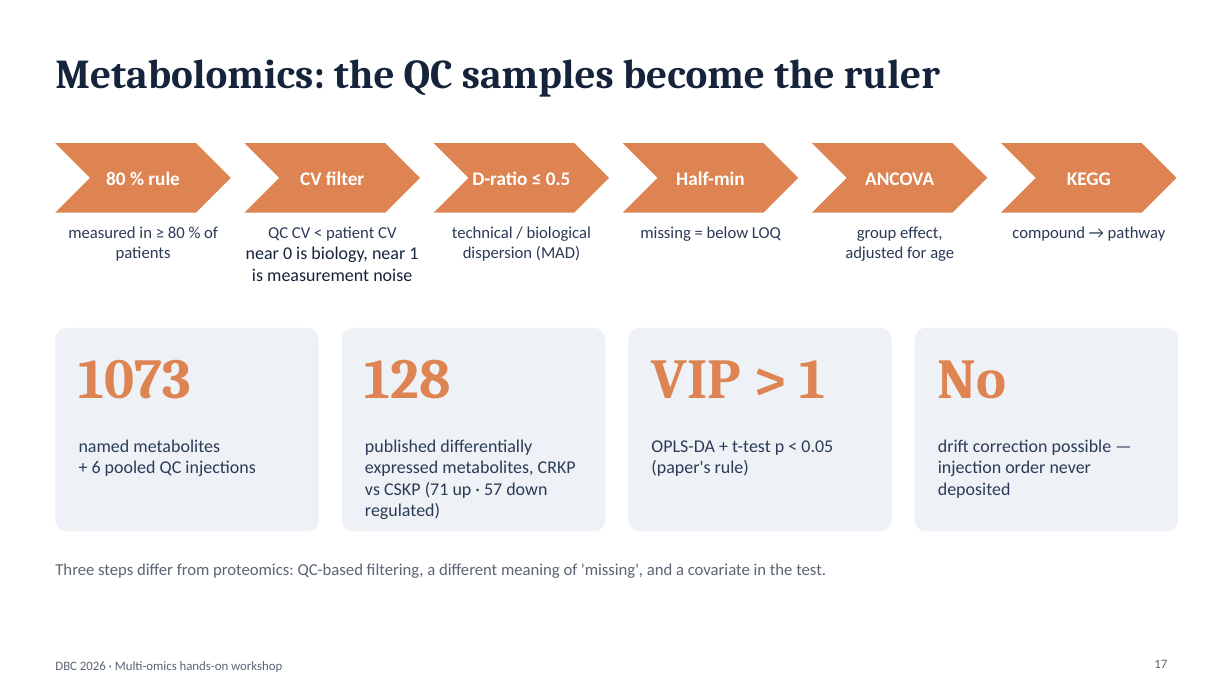
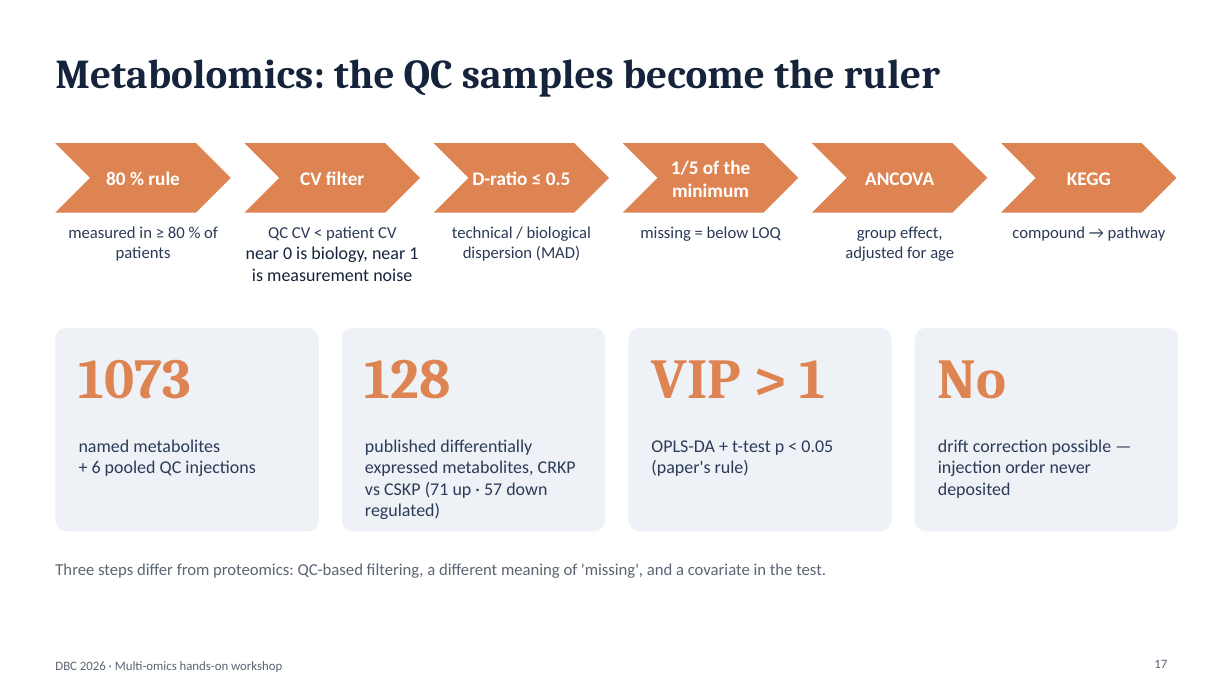
Before and after one commit to biosustain/dsp_multiomics_workshop, a slide deck: slide 17 of slides/01_workshop_introduction.pptx. Drawn at 1232x693 pixels with LibreOffice and Linux fonts; fonts in the diff are those of the drawing. Boxes give left, top, right and bottom in pixels: in the first picture for what was removed or moved away, otherwise in the second. Text is boxed around its words. In the diff, an @@ line names an element or a change of style, - is before the commit and + after.

```diff
--- a/slides/01_workshop_introduction.pptx
+++ b/slides/01_workshop_introduction.pptx
@@ text at <box>671,160,751,197</box>: text changed @@
-Half-min
+1/5 of the minimum
```
Also in this commit, not shown: 10 other slides changed.
